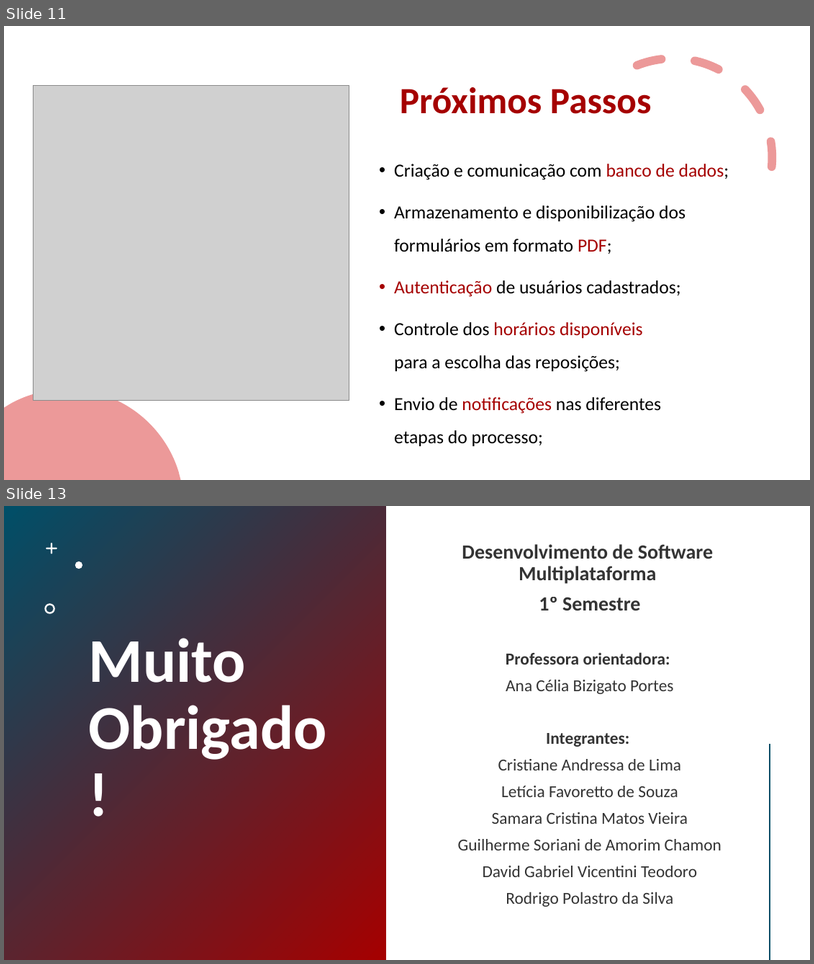
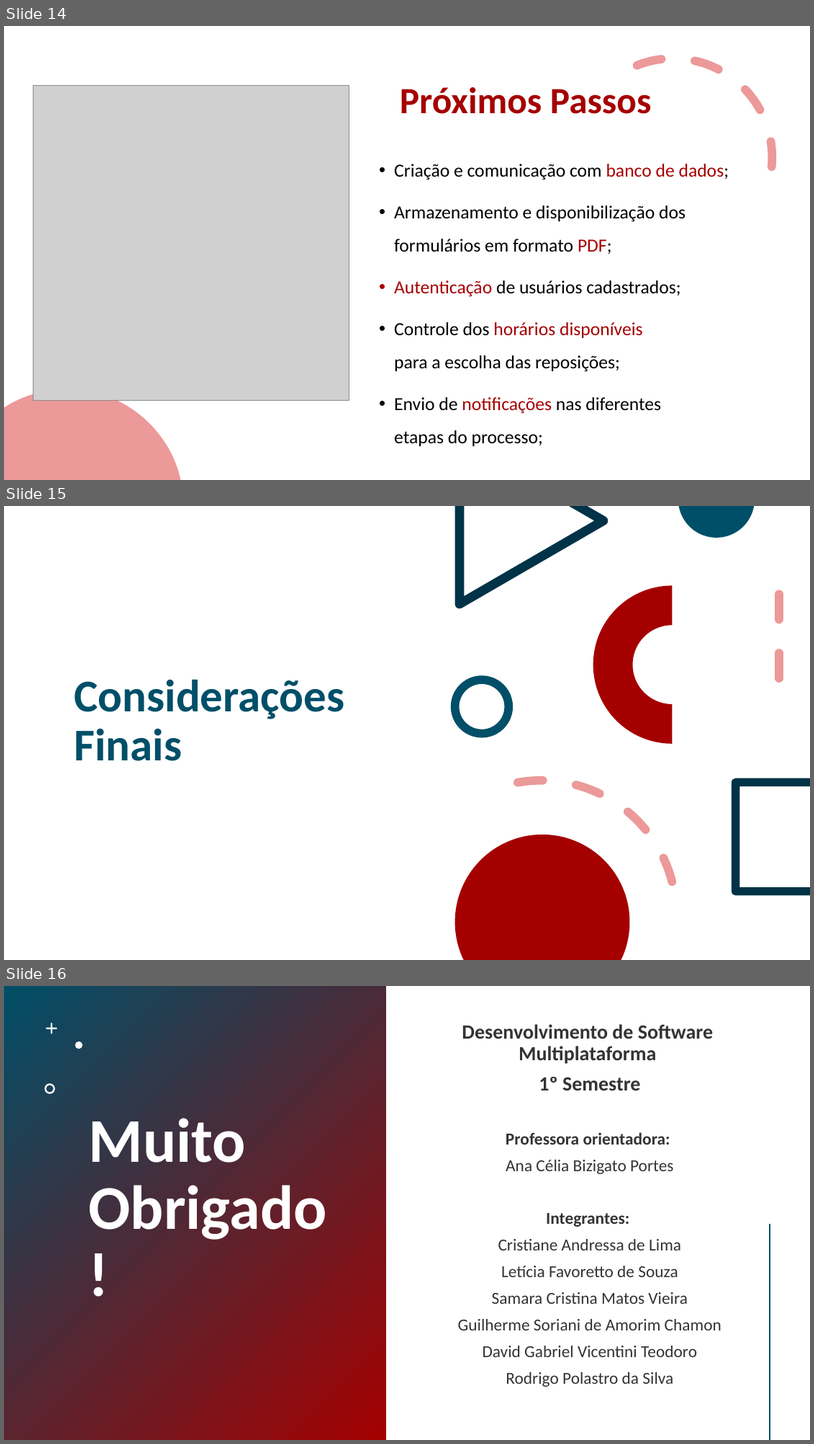
Before and after one commit to rodrigopolastro/portal-reposicoes-aulas-fatec, a slide deck: docs/Slides - Apresentação PI1.pptx. Shown one above the other, each under a label of ours: slides 11 and 13 before the commit, slides 14, 15 and 16 after it; the slides between them are not shown. The pictures are 814x964 and 814x1444 pixels, drawn with LibreOffice and Linux fonts; fonts in the diff are those of the drawing; grey boxes stand for pictures. Boxes give left, top, right and bottom in pixels: in the first picture for what was removed or moved away, otherwise in the second. Text is boxed around its words. In the diff, an @@ line names an element or a change of style, - is before the commit and + after.

Commit message:
docs: realiza ajustes finais no relatorio e slides para a entrega

```diff
--- a/docs/Slides - Apresentação PI1.pptx
+++ b/docs/Slides - Apresentação PI1.pptx
@@ slide 15 added at <box>4,506,810,960</box>, background #FFFFFF @@
@@ freeform shape added at <box>455,506,608,609</box>, fill #003347 @@
@@ freeform shape added at <box>679,506,754,538</box>, fill #004F68 @@
@@ arch (boxed as its full ring) added at <box>594,585,751,743</box>, fill #A50000 @@
@@ line added from (779, 595) to (779, 700), #EC9999 10 pt dashed @@
@@ title added at <box>75,679,345,761</box>, 54 pt, text #004F68, bold @@
+Considerações Finais
@@ ellipse added at <box>455,680,509,734</box>, outline #004F68 10 pt @@
@@ arc (boxed as its full ellipse) added at <box>386,759,699,960</box>, outline #EC9999 10 pt dashed @@
@@ freeform shape added at <box>733,778,810,896</box>, fill #003347 @@
@@ freeform shape added at <box>455,834,630,960</box>, fill #A50000 @@
@@ what was slide 11 is now slide 14 @@
@@ what was slide 13 is now slide 16 @@
```
Also in this commit, not shown: 2 slides changed, 3 other slides added, 1 slide removed, 8 other files.
